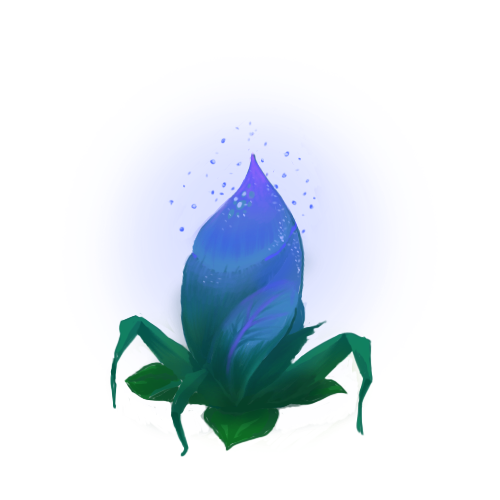
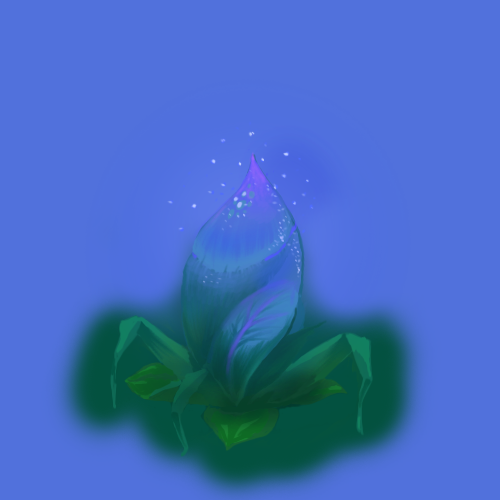
Two versions of the same layered image (500 x 500). Layer-by-layer changes:
hid "Layer 3" over [167, 118, 331, 241]
hid "Layer 4" over [61, 55, 439, 438]
hid "Layer 2" over [105, 106, 374, 457]
added layer "Layer 3 copy" above "Layer 5" over [61, 55, 439, 457]
added layer "Layer 5" above "Rectangle 1" over [0, 0, 500, 500]
